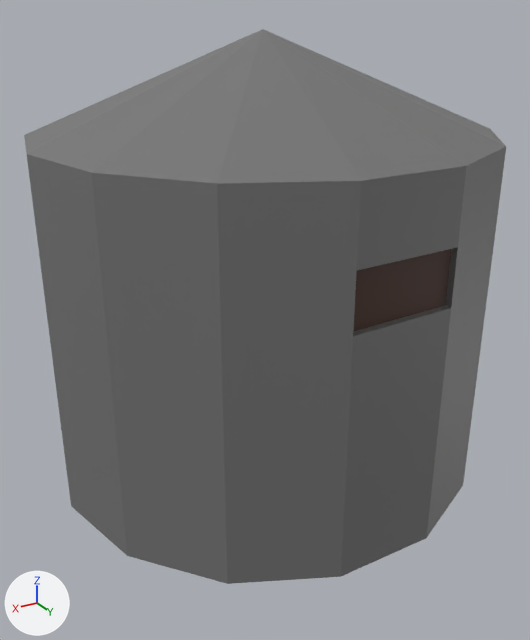
Two versions of the Blender file AE Working models/silo.blend, one commit apart.
Before and after are seen from a camera (50 mm lens) standing at (6.21, 10.65, 7.62) and looking at (0.02, 0.34, 2.47). Arrows for +X, +Y and +Z are at lower left; the lights stay in place. The older version comes first.
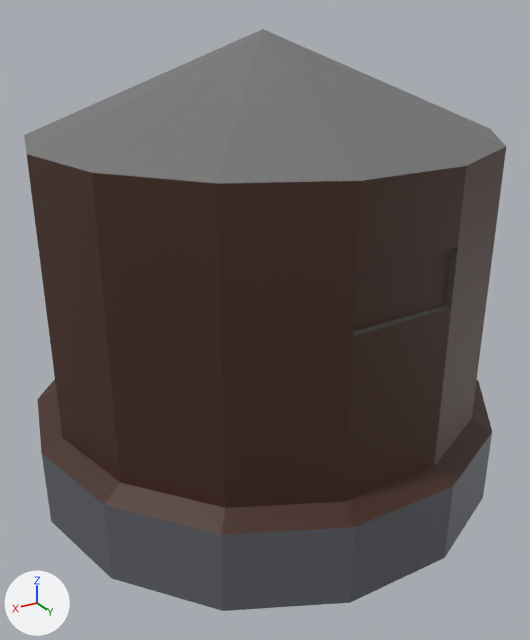
What differs and where, as boxes [x1, y1, x2, y2] in the pictures (530 x 640 px):
```json
{"object": "Cylinder.004", "change": "reshaped", "before": [24, 29, 506, 584], "after": [24, 29, 506, 611]}
{"part": 1, "of": "me_cylinder_004", "change": "built on", "after": [37, 379, 492, 611]}
{"part": 2, "of": "me_cylinder_004", "change": "recoloured", "before": [27, 147, 506, 584], "after": [27, 147, 506, 508], "on screen": "grey to brown"}
```

Edits to the scene script, one JSON object a line:
```json
{"op": "add", "block": "mat_rock", "code": ["mat_rock = principled_material('rock')", "mat_rock.base_color = (0.116, 0.122, 0.141)  # dark grey #606269"]}
{"block": "me_cylinder_004", "where": "# used by ob_cylinder_004; location = (-0.03, 0.2, 2.76); rotation_euler = (0.0, 0.0, 0.669), in degrees (0, 0, 38); scale = (1.09, 1.09, 0.711)"}
{"op": "remove", "block": "me_cylinder_004", "code": "me_cylinder_004.from_pydata(...)  # 60 vertices, 68 faces; spans x -3.88..3.37, y -4.27..3.46, z -4.31..6.35"}
{"op": "add", "block": "me_cylinder_004", "code": "me_cylinder_004.from_pydata(...)  # 103 vertices, 110 faces; spans x -3.88..3.69, y -4.27..3.79, z -4.66..6.35"}
{"block": "me_cylinder_004", "change": "me_cylinder_004 part 1"}
{"block": "me_cylinder_004", "change": "1 vertex is removed from x 0.0, y 0.0, z -4.17"}
{"block": "me_cylinder_004", "change": "14 faces are deleted"}
{"block": "me_cylinder_004", "change": "12 vertices in x -3.37..3.37, y -3.46..3.46, z -4.17 move by (0.0, 0.0, 1.91)"}
{"block": "me_cylinder_004", "change": "4 vertices move from x -2.71..-1.5, y -3.12..-2.16, z -4.17..-1.58 to x -2.5..-1.06, y -2.86..-1.6, z -2.26..-1.58"}
{"block": "me_cylinder_004", "change": "30 vertices are added at x -3.69..3.69, y -3.79..3.79, z -4.66..-4.41"}
{"block": "me_cylinder_004", "change": "14 new vertices lie (0.0, 0.0, 1.91) away from vertices in x -3.69..3.69, y -3.79..3.79, z -4.41"}
{"block": "me_cylinder_004", "change": "30 new faces join them, mat_material_017 (grey #747474)"}
{"block": "me_cylinder_004", "change": "13 new faces join them, mat_wood (brown #45291d)"}
{"block": "me_cylinder_004", "change": "13 new faces join them, mat_rock (dark grey #606269)"}
{"block": "me_cylinder_004", "change": "me_cylinder_004 part 2: 15 faces spanning x -3.37..3.37, y -3.46..3.46, z -2.26..4.17 switch from mat_material_017 (grey #747474) to mat_wood (brown #45291d)"}
{"op": "add", "block": "me_cylinder_004", "code": "me_cylinder_004.materials.append(mat_rock)  # dark grey #606269"}
```
